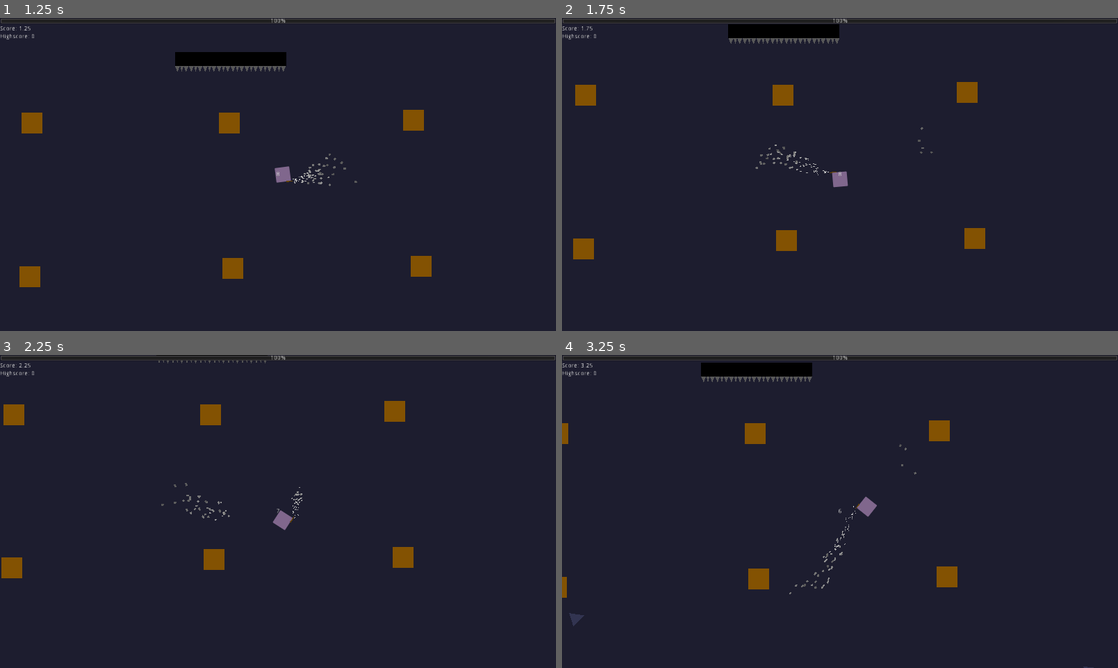
Above: before the commit, frames 1-4 (two rows, left to right).
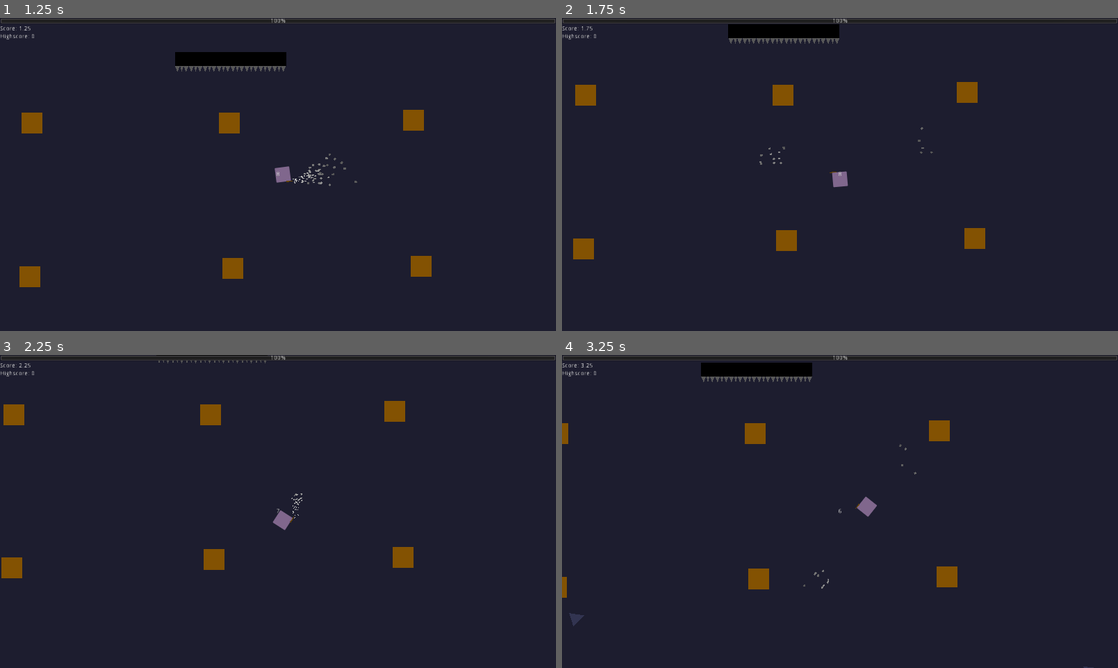
Above: after the commit, the same moments.

Repository: thx4nothing/LD51
Game: Godot game, scene res://core/Game.tscn
The game is run twice, just before and just after one commit, with the same random seed, the same clock (stepped at 60 frames per second) and the same inputs.
Inputs (mouse positions are in pixels of both pictures, inside the frame that each line leads up to):
- Up to frame 1 (1.25 s): tap Enter at 0.5 s; move the mouse to (400, 158) at 0.52 s; press the mouse at (400, 158) at 0.53 s; hold D (move_right) from 0.53 s (still down)
- Up to frame 2 (1.75 s): move the mouse to (728, 190) at 1.27 s; release D (move_right) at 1.28 s; release the mouse at (728, 190) at 1.28 s; hold S (move_down) from 1.28 s (still down); click (728, 190) at 1.35 s
- Up to frame 3 (2.25 s): move the mouse to (333, 442) at 2.02 s; release S (move_down) at 2.03 s; press the mouse at (333, 442) at 2.03 s; hold D (move_right) from 2.03 s (still down)
- Up to frame 4 (3.25 s): move the mouse to (812, 574) at 2.77 s; release D (move_right) at 2.78 s; release the mouse at (812, 574) at 2.78 s; hold W (move_up) from 2.78 s (still down); click (812, 574) at 2.85 s

Frame 1 is identical in both runs. In frame 2, less than 0.1% of the frame differs, in the area x 34-48%, y 40-51%; in frame 3, less than 0.1%, in the area x 29-55%, y 40-53%; in frame 4, less than 0.1%.

Commit message:
implemented shrink spell, levitate particle fix, double spawn fix, enemy levitate object scale, fireball size

Diff:
--- a/characters/enemies/BaseEnemy.tscn
+++ b/characters/enemies/BaseEnemy.tscn
@@ -1,10 +1,47 @@
-[gd_scene load_steps=4 format=2]
+[gd_scene load_steps=10 format=2]
 
 [ext_resource path="res://characters/enemies/enemy.gd" type="Script" id=1]
 [ext_resource path="res://effects/BloodParticles.tscn" type="PackedScene" id=2]
 
 [sub_resource type="OccluderPolygon2D" id=1]
 polygon = PoolVector2Array( 16, 0, -16, 16, -16, -16 )
+
+[sub_resource type="Gradient" id=11]
+offsets = PoolRealArray( 0.174194, 1 )
+colors = PoolColorArray( 0, 0.0101562, 0.547363, 1, 1, 1, 1, 1 )
+
+[sub_resource type="GradientTexture" id=12]
+gradient = SubResource( 11 )
+
+[sub_resource type="Curve" id=13]
+max_value = 2.0
+_data = [ Vector2( 0, 1.98409 ), 0.0, 0.0, 0, 0, Vector2( 1, 0 ), 0.0, 0.0, 0, 0 ]
+
+[sub_resource type="CurveTexture" id=14]
+curve = SubResource( 13 )
+
+[sub_resource type="ParticlesMaterial" id=15]
+lifetime_randomness = 0.36
+trail_divisor = 10
+flag_disable_z = true
+spread = 7.12
+flatness = 1.0
+gravity = Vector3( 0, 0, 0 )
+initial_velocity = 287.12
+initial_velocity_random = 0.25
+angular_velocity = 199.6
+angular_velocity_random = 0.42
+orbit_velocity = 0.0
+orbit_velocity_random = 0.0
+damping = 25.74
+damping_random = 0.25
+scale = 2.0
+scale_random = 0.46
+scale_curve = SubResource( 14 )
+color_ramp = SubResource( 12 )
+
+[sub_resource type="CircleShape2D" id=7]
+radius = 80.0
 
 [node name="Enemy" type="KinematicBody2D"]
 collision_layer = 4
@@ -36,4 +73,19 @@
 [node name="BloodParticles" parent="." instance=ExtResource( 2 )]
 emitting = false
 
+[node name="ShrinkParticles" type="Particles2D" parent="."]
+emitting = false
+amount = 1000
+speed_scale = 0.75
+local_coords = false
+process_material = SubResource( 15 )
+
+[node name="ShrinkStepArea" type="Area2D" parent="."]
+collision_layer = 0
+monitorable = false
+
+[node name="CollisionShape2D" type="CollisionShape2D" parent="ShrinkStepArea"]
+shape = SubResource( 7 )
+
 [connection signal="timeout" from="NavTimer" to="." method="_on_NavTimer_timeout"]
+[connection signal="body_entered" from="ShrinkStepArea" to="." method="_on_ShrinkStepArea_body_entered"]
--- a/characters/enemies/enemy.gd
+++ b/characters/enemies/enemy.gd
@@ -22,6 +22,15 @@
 onready var collision_body: CollisionPolygon2D = $CollisionBody as CollisionPolygon2D
 onready var blood_particles: Particles2D = $BloodParticles as Particles2D
 
+# shrinking
+var shrinking: bool = false
+var shrunk: bool = false
+onready var shrink_particles: Particles2D = $ShrinkParticles as Particles2D
+export (float) var _shrinking_speed: float = 0.25
+export (float) var _growth_speed: float = 0.1
+onready var shrink_step_area: Area2D = $ShrinkStepArea as Area2D
+
+
 onready var default_color: Color = body.color
 
 func _ready() -> void:
@@ -44,23 +53,47 @@
 			#print("Collided with: ", collision.collider.name)
 			collision.collider.apply_central_impulse(-collision.normal * velocity.length())
 		if collision.collider == player:
-			player.hurt(damage, self)
+			if not shrunk:
+				player.hurt(damage, self)
+
+func start_shrinking() -> void:
+	if not shrunk and not shrinking:
+		shrink_particles.emitting = true
+		shrinking = true
+
+func stop_shrinking() -> void:
+	shrink_particles.emitting = false
+	shrinking = false
 
 func take_damage(dmg: float) -> void:
-	current_health -= dmg
-	if current_health <= 0:
-		emit_signal("died", self)
-		blood_particles.one_shot = false
-		blood_particles.explosiveness = 0
-		blood_particles.speed_scale = 1
-		blood_particles.emitting = true
-	else:
-		blood_particles.one_shot = true
-		blood_particles.explosiveness = 1
-		blood_particles.speed_scale = 2
-		blood_particles.emitting = true
-		var new_color_index = remap_range(current_health, 0, max_health, 0.5, 1)
-		body.color = default_color.lightened(1 - new_color_index)
+	if current_health > 0:
+		current_health -= dmg
+		if current_health <= 0:
+			emit_signal("died", self)
+			blood_particles.one_shot = false
+			blood_particles.explosiveness = 0
+			blood_particles.speed_scale = 1
+			blood_particles.emitting = true
+		else:
+			blood_particles.one_shot = true
+			blood_particles.explosiveness = 1
+			blood_particles.speed_scale = 2
+			blood_particles.emitting = true
+			var new_color_index = remap_range(current_health, 0, max_health, 0.5, 1)
+			body.color = default_color.lightened(1 - new_color_index)
+
+func _process(delta: float) -> void:
+	if shrinking and not shrunk:
+		_shrink(_shrinking_speed * delta)
+		if scale.x <= 0.35:
+			stop_shrinking()
+			shrunk = true
+			speed *= _shrinking_speed
+	elif not shrinking:
+		_shrink(-_growth_speed * delta)
+		if scale.x == 1 and shrunk:
+			shrunk = false
+			speed /= _shrinking_speed
 
 func _physics_process(delta: float) -> void:
 	if current_health > 0:
@@ -73,10 +106,22 @@
 		navigation_agent_2d.set_velocity(velocity)
 		#add_central_force(velocity)
 
-
 func _on_NavTimer_timeout() -> void:
-	if player:
+	if player and not shrunk:
 		navigation_agent_2d.set_target_location(player.global_position)
+	else:
+		var player_normal: = -global_position.direction_to(player.global_position)
+		navigation_agent_2d.set_target_location(player_normal * rand_range(50, 200))
 
 func remap_range(value, InputA, InputB, OutputA, OutputB):
 	return(value - InputA) / (InputB - InputA) * (OutputB - OutputA) + OutputA
+
+func _shrink(amount: float) -> void:
+	scale.x = clamp(scale.x - amount, 0.3, 1)
+	scale.y = clamp(scale.y - amount, 0.3, 1)
+	shrink_step_area.scale.x = clamp(scale.x - amount, 0.3, 1)
+	shrink_step_area.scale.y = clamp(scale.y - amount, 0.3, 1)
+
+func _on_ShrinkStepArea_body_entered(body: Node) -> void:
+	if shrunk:
+		take_damage(current_health)
--- a/characters/player/FireBall.tscn
+++ b/characters/player/FireBall.tscn
@@ -85,7 +85,7 @@
 polygon = PoolVector2Array( -2, -8, 2, -8, 6, -4, 6, 4, 2, 8, -2, 8, -6, 4, -6, -4 )
 
 [node name="CollisionPolygon2D" type="CollisionPolygon2D" parent="."]
-scale = Vector2( 1, 0.8 )
+scale = Vector2( 1.96079, 1.5897 )
 polygon = PoolVector2Array( -2, -8, 2, -8, 6, -4, 6, 4, 2, 8, -2, 8, -6, 4, -6, -4 )
 
 [node name="Particles2D" type="Particles2D" parent="."]
@@ -123,6 +123,7 @@
 lifetime = 0.3
 one_shot = true
 explosiveness = 1.0
+visibility_rect = Rect2( -57.6514, -62.9658, 114.716, 118.795 )
 local_coords = false
 process_material = SubResource( 9 )
 
--- a/characters/player/Player.tscn
+++ b/characters/player/Player.tscn
@@ -61,6 +61,40 @@
 scale_curve = SubResource( 4 )
 color_ramp = SubResource( 2 )
 
+[sub_resource type="Gradient" id=11]
+offsets = PoolRealArray( 0.174194, 1 )
+colors = PoolColorArray( 0, 0.0101562, 0.547363, 1, 1, 1, 1, 1 )
+
+[sub_resource type="GradientTexture" id=12]
+gradient = SubResource( 11 )
+
+[sub_resource type="Curve" id=13]
+max_value = 2.0
+_data = [ Vector2( 0, 1.98409 ), 0.0, 0.0, 0, 0, Vector2( 1, 0 ), 0.0, 0.0, 0, 0 ]
+
+[sub_resource type="CurveTexture" id=14]
+curve = SubResource( 13 )
+
+[sub_resource type="ParticlesMaterial" id=15]
+lifetime_randomness = 0.36
+trail_divisor = 10
+flag_disable_z = true
+spread = 7.12
+flatness = 1.0
+gravity = Vector3( 0, 0, 0 )
+initial_velocity = 287.12
+initial_velocity_random = 0.25
+angular_velocity = 199.6
+angular_velocity_random = 0.42
+orbit_velocity = 0.0
+orbit_velocity_random = 0.0
+damping = 25.74
+damping_random = 0.25
+scale = 2.0
+scale_random = 0.46
+scale_curve = SubResource( 14 )
+color_ramp = SubResource( 12 )
+
 [sub_resource type="Animation" id=8]
 resource_name = "End"
 length = 0.1
@@ -162,6 +196,12 @@
 cast_to = Vector2( 0, 300 )
 collision_mask = 2
 
+[node name="ShrinkRay" type="RayCast2D" parent="."]
+rotation = -1.5708
+enabled = true
+cast_to = Vector2( 0, 300 )
+collision_mask = 4
+
 [node name="Body" type="Polygon2D" parent="."]
 modulate = Color( 1.5, 1.5, 1.5, 1 )
 material = SubResource( 7 )
@@ -186,6 +226,14 @@
 local_coords = false
 process_material = SubResource( 5 )
 
+[node name="ShrinkingParticles" type="Particles2D" parent="Body/Wand"]
+position = Vector2( 17, 20 )
+emitting = false
+amount = 500
+lifetime = 2.0
+visibility_rect = Rect2( 0, -27.7123, 273.92, 59.1896 )
+process_material = SubResource( 15 )
+
 [node name="BlinkingPlayer" type="AnimationPlayer" parent="."]
 autoplay = "RESET"
 anims/End = SubResource( 8 )
--- a/characters/player/player.gd
+++ b/characters/player/player.gd
@@ -32,6 +32,8 @@
 onready var blinkAnimPlayer: AnimationPlayer = $BlinkingPlayer as AnimationPlayer
 onready var blink_timer: Timer = $BlinkTimer as Timer
 onready var blood_particles: Particles2D = $BloodParticles as Particles2D
+onready var shrinking_particles: Particles2D = $Body/Wand/ShrinkingParticles as Particles2D
+onready var shrink_ray: RayCast2D = $ShrinkRay as RayCast2D
 
 # spell changer
 onready var spell_timer: Timer = $SpellTimer as Timer
@@ -71,6 +73,7 @@
 	body.rotation = _rotation
 	collision_body.rotation = _rotation
 	levitate_ray.rotation = _rotation - PI / 2
+	shrink_ray.rotation = _rotation - PI / 2
 
 func hurt(amount, source) -> void:
 	if !invincible and not dead:
@@ -82,7 +85,6 @@
 		blood_particles.emitting = true
 		health.take_damage(amount)
 		var normals = source.global_position.direction_to(global_position)
-		print(normals)
 		_knockback += normals * 1000
 
 func _health_changed(value) -> void:
--- a/characters/player/states/fireball_state.gd
+++ b/characters/player/states/fireball_state.gd
@@ -18,7 +18,7 @@
 	elif shoot_timer > 0.0:
 		shoot_timer = (shoot_timer + delta) if shoot_timer < shoot_cooldown else 0
 
-func physics_tick(player: Player, _delta: float) -> void:
+func physics_tick(_player: Player, _delta: float) -> void:
 	pass
 
 func _fire_bullet(player: Player) -> void:
--- a/characters/player/states/levitate_state.gd
+++ b/characters/player/states/levitate_state.gd
@@ -3,13 +3,10 @@
 var levitating_object: LevitatingObject
 
 func enter(player: Player) -> void:
-	levitating_object = null
-	pass
+	deactivate(player)
 
 func exit(player: Player) -> void:
-	levitating_object = null
-	player.levitate_particles.emitting = false
-	pass
+	deactivate(player)
 
 func tick(player: Player, _delta: float) -> void:
 	if Input.is_action_pressed("shoot"):
@@ -19,10 +16,13 @@
 			if levitating_object:
 				levitating_object.start_levitate(player)
 	else:
-		if levitating_object:
-			levitating_object.stop_levitate()
-			levitating_object = null
-			player.levitate_particles.emitting = false
+		deactivate(player)
+
+func deactivate(player: Player) -> void:
+	player.levitate_particles.emitting = false
+	if levitating_object:
+		levitating_object.stop_levitate()
+		levitating_object = null
 
 func physics_tick(_player: Player, _delta: float) -> void:
 	pass
--- a/characters/player/states/shrink_state.gd
+++ b/characters/player/states/shrink_state.gd
@@ -1,13 +1,28 @@
 extends State
 
-func enter(_node: Player) -> void:
+var targeted_enemy: Enemy
+
+func enter(player: Player) -> void:
+	deactivate(player)
+
+func exit(player: Player) -> void:
+	deactivate(player)
+
+func tick(player: Player, _delta: float) -> void:
+	if Input.is_action_pressed("shoot"):
+		player.shrinking_particles.emitting = true
+		if player.shrink_ray.is_colliding():
+			targeted_enemy = player.shrink_ray.get_collider() as Enemy
+			if targeted_enemy:
+				targeted_enemy.start_shrinking()
+	else:
+		deactivate(player)
+
+func deactivate(player: Player) -> void:
+	player.shrinking_particles.emitting = false
+	if targeted_enemy and is_instance_valid(targeted_enemy):
+		targeted_enemy.stop_shrinking()
+		targeted_enemy = null
+
+func physics_tick(_player: Player, _delta: float) -> void:
 	pass
-
-func exit(_node: Player) -> void:
-	pass
-
-func tick(_node: Player, _delta: float) -> void:
-	pass
-
-func physics_tick(_node: Player, _delta: float) -> void:
-	pass
--- a/core/world.gd
+++ b/core/world.gd
@@ -69,9 +69,12 @@
 	var pos = enemy.global_position
 	var rot = enemy.global_rotation
 	var color = enemy.body.color
+	var e_scale = enemy.scale
 	var lev_bat = lev_bat_res.instance()
 	lev_bat.global_position = pos
 	lev_bat.global_rotation = rot
+	print(e_scale)
+	lev_bat.default_scale = e_scale
 	lev_bat.default_color = color
 	ai_region.call_deferred("add_child", lev_bat)
 	#lev_bat.body.color = color
--- a/objects/levitating_object.gd
+++ b/objects/levitating_object.gd
@@ -10,17 +10,23 @@
 onready var levitate_particles: Particles2D = $LevitateParticles as Particles2D
 onready var camera: PlayerCamera = get_tree().get_nodes_in_group("camera")[0] as PlayerCamera
 onready var collision_polygon_2d: CollisionPolygon2D = $CollisionPolygon2D as CollisionPolygon2D
+onready var light_occluder_2d: LightOccluder2D = $LightOccluder2D
 
 export (int) var _max_uses: int = 5
 onready var _uses: int = _max_uses
 
 var default_color: Color
+var default_scale: Vector2
 
 func _ready():
 	randomize()
 	if not default_color:
 		default_color = body.color
 	body.color = default_color.darkened(1 - (float(_uses) / float(_max_uses)))
+	if default_scale:
+		body.scale = default_scale
+		collision_polygon_2d.scale = default_scale
+		light_occluder_2d.scale = default_scale
 
 func explode():
 	stop_levitate()
Not shown: 1 places in characters/player/Player.tscn that only renumber resources
